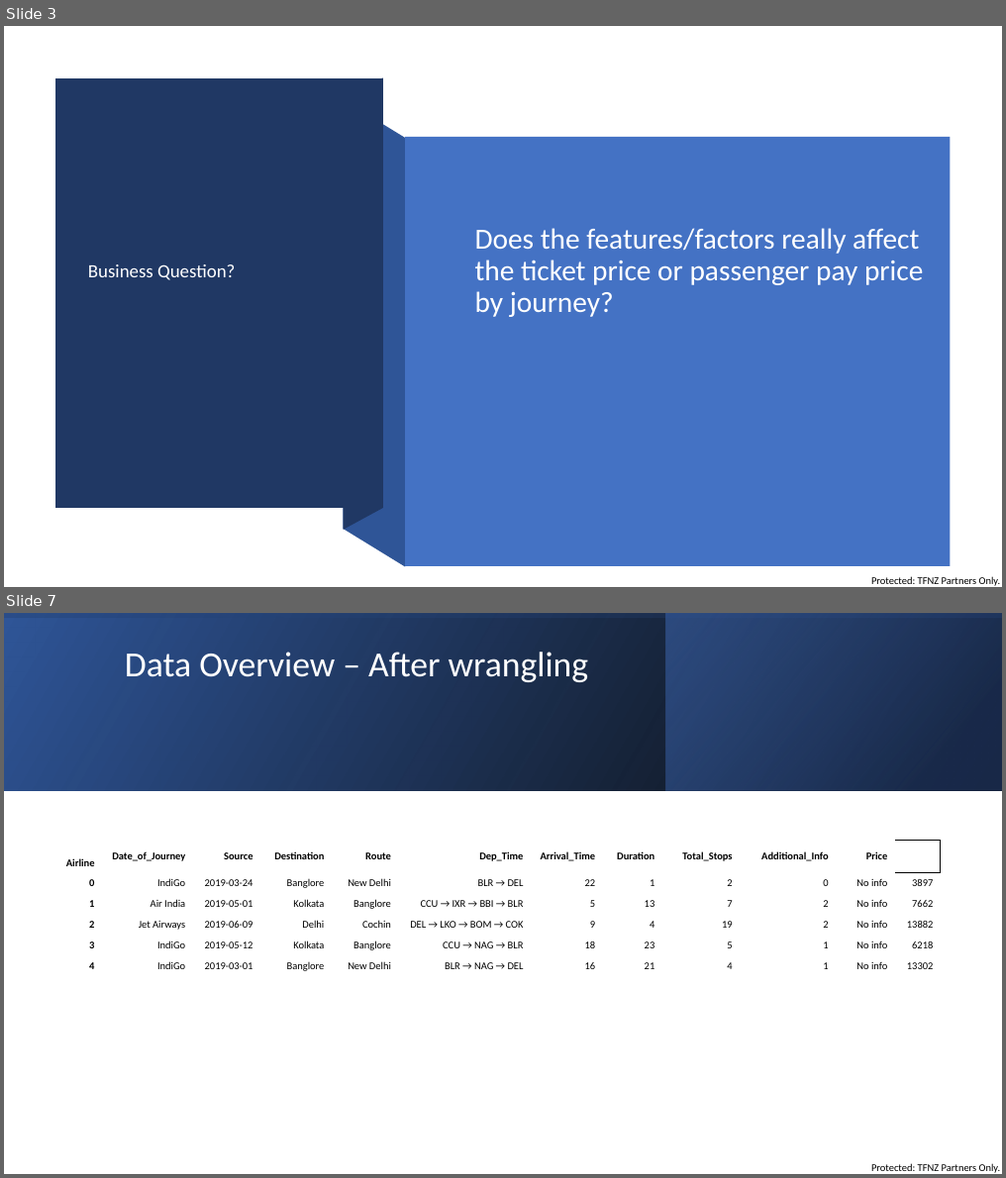
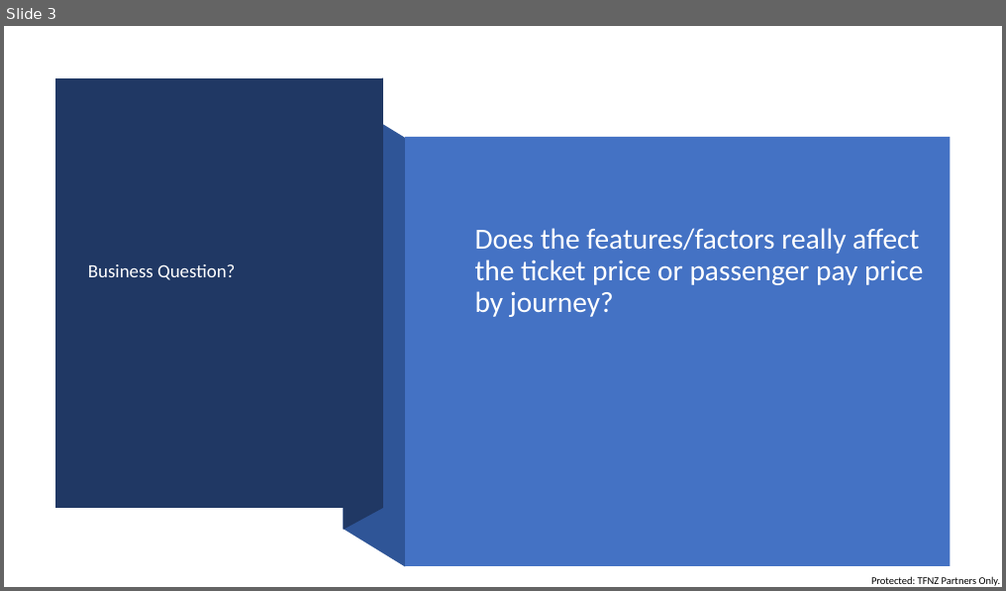
Before and after one commit to divraj2022/IOD_DIV, a slide deck: Mini Project 1/Mini Project 1.PPTX. Shown one above the other, each under a label of ours: slides 3 and 7 before the commit, slide 3 after it; the slides between them are not shown. The pictures are 1006x1178 and 1006x591 pixels, drawn with LibreOffice and Linux fonts; fonts in the diff are those of the drawing. Boxes give left, top, right and bottom in pixels: in the first picture for what was removed or moved away, otherwise in the second. Text is boxed around its words. In the diff, an @@ line names an element or a change of style, - is before the commit and + after.

```diff
--- a/Mini Project 1/Mini Project 1.PPTX
+++ b/Mini Project 1/Mini Project 1.PPTX
@@ slide 7 removed at (4,613,1002,1174), background #FFFFFF; not listed: 1 template element that a slide beside it also shows @@
@@ rectangle removed at (4,613,1002,790) @@
@@ rectangle removed at (4,613,1002,790) @@
@@ rectangle removed at (665,613,1001,790) @@
@@ title removed at (125,652,589,682) @@
-Data Overview – After wrangling
@@ table removed at (42,841,941,977), 6 rows, 12 columns @@
-Airline | Date_of_Journey | Source | Destination | Route | Dep_Time | Arrival_Time | Duration | Total_Stops | Additional_Info | Price | 
-0 | IndiGo | 2019-03-24 | Banglore | New Delhi | BLR → DEL | 22 | 1 | 2 | 0 | No info | 3897
-1 | Air India | 2019-05-01 | Kolkata | Banglore | CCU → IXR → BBI → BLR | 5 | 13 | 7 | 2 | No info | 7662
-2 | Jet Airways | 2019-06-09 | Delhi | Cochin | DEL → LKO → BOM → COK | 9 | 4 | 19 | 2 | No info | 13882
-3 | IndiGo | 2019-05-12 | Kolkata | Banglore | CCU → NAG → BLR | 18 | 23 | 5 | 1 | No info | 6218
-4 | IndiGo | 2019-03-01 | Banglore | New Delhi | BLR → NAG → DEL | 16 | 21 | 4 | 1 | No info | 13302
```
Also in this commit, not shown: 4 slides changed, 5 slides added, 7 other slides removed, 1 other file.
